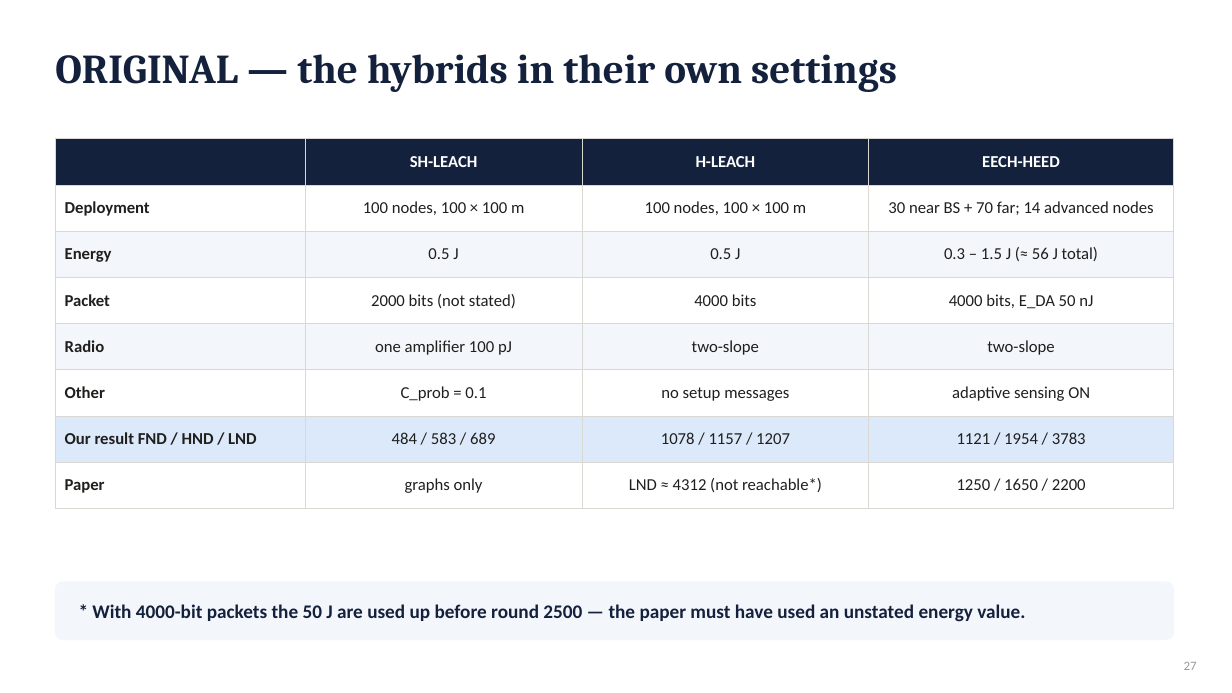
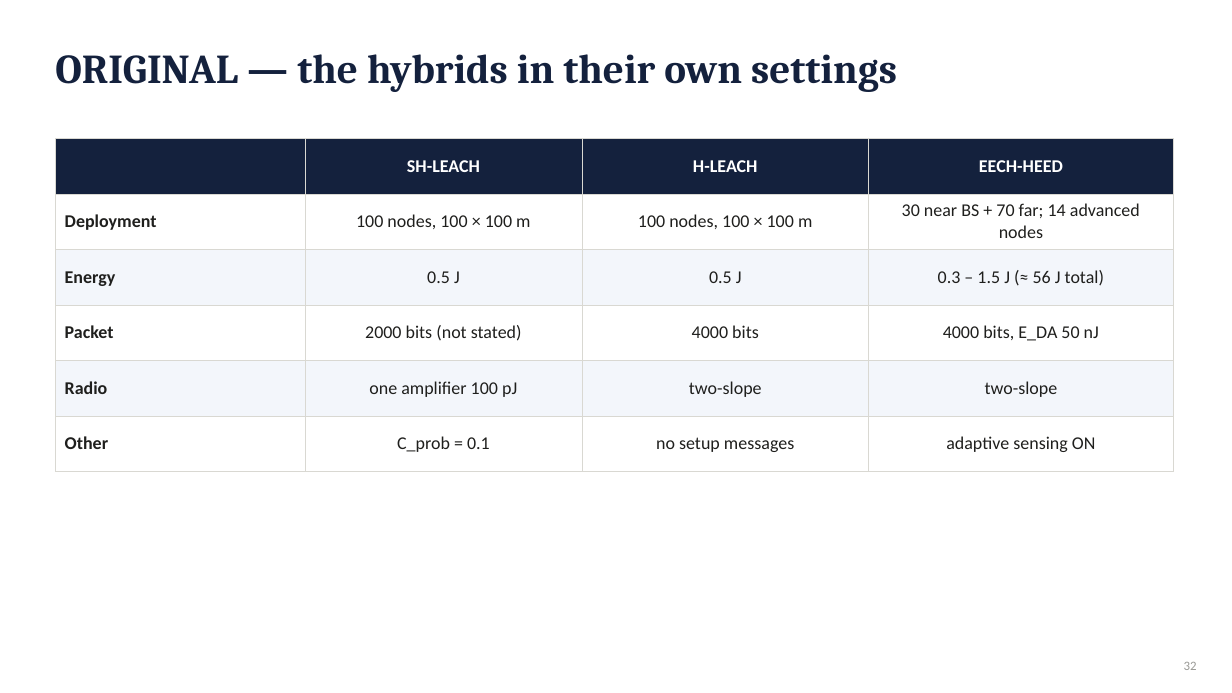
Before and after one commit to RahmaOshba/Routing-Protocols, a slide deck: slide 32 of thesis-final/Thesis_Defense_v8-Chain.pptx (slide 27 before the commit). Drawn at 1232x693 pixels with LibreOffice and Linux fonts; fonts in the diff are those of the drawing. Boxes give left, top, right and bottom in pixels: in the first picture for what was removed or moved away, otherwise in the second. Text is boxed around its words. In the diff, an @@ line names an element or a change of style, - is before the commit and + after.

```diff
--- a/thesis-final/Thesis_Defense_v8-Chain.pptx
+++ b/thesis-final/Thesis_Defense_v8-Chain.pptx
@@ table at (55, 139, 1174, 456) @@
-row 7: Our result FND / HND / LND | 484 / 583 / 689 | 1078 / 1157 / 1207 | 1121 / 1954 / 3783
-row 8: Paper | graphs only | LND ≈ 4312 (not reachable*) | 1250 / 1650 / 2200
@@ rounded rectangle removed at (55, 582, 1174, 640) @@
@@ text removed at (92, 604, 1025, 622) @@
-* With 4000-bit packets the 50 J are used up before round 2500 — the paper must have used an unstated energy value.
@@ text at (1184, 662, 1197, 670): text changed @@
-27
+32
```
Also in this commit, not shown: 32 other slides changed, 17 slides added, 1 slide removed, 7 other files.
